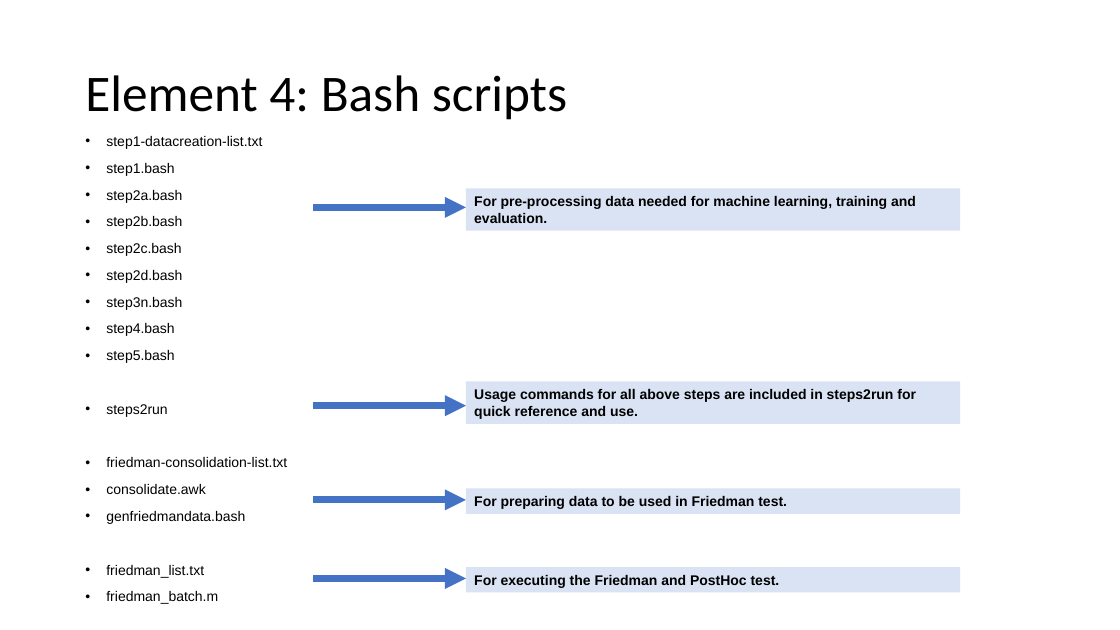
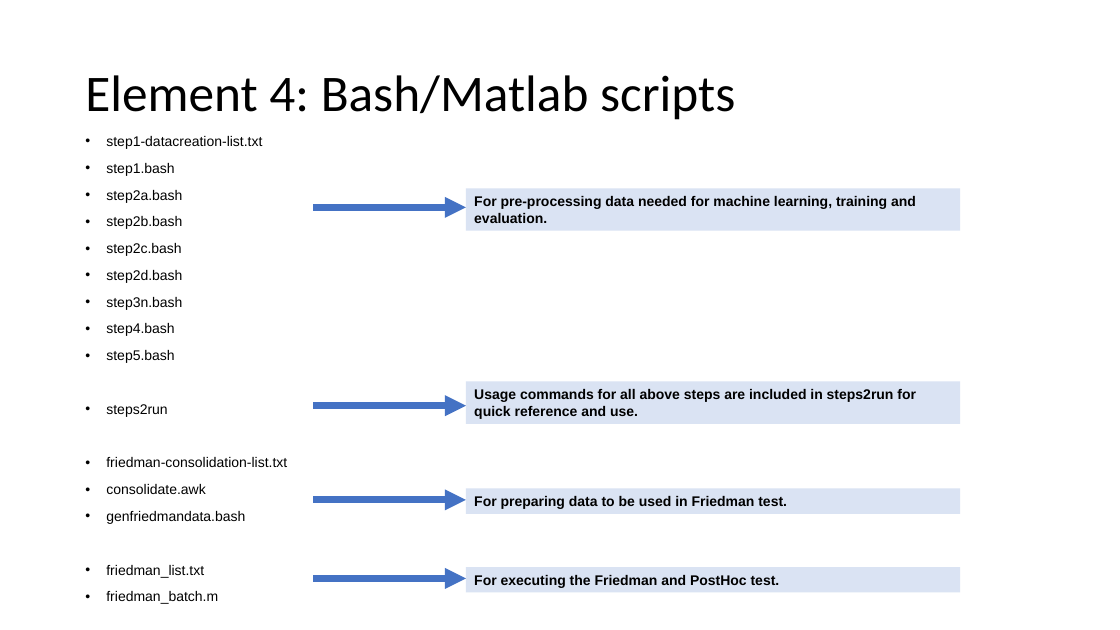
Before and after one commit to raghuramakrishnan71/predmodelswebpage, a slide deck: slide 8 of Performance Evaluation of MLT in Web Page Load Time Prediction - Datasets and Scripts.pptx. Drawn at 1120x630 pixels with LibreOffice and Linux fonts; fonts in the diff are those of the drawing. Boxes give left, top, right and bottom in pixels: in the first picture for what was removed or moved away, otherwise in the second. Text is boxed around its words. In the diff, an @@ line names an element or a change of style, - is before the commit and + after.

```diff
--- a/Performance Evaluation of MLT in Web Page Load Time Prediction - Datasets and Scripts.pptx
+++ b/Performance Evaluation of MLT in Web Page Load Time Prediction - Datasets and Scripts.pptx
@@ title at [85,75,735,120]: text changed @@
-Element 4: Bash scripts
+Element 4: Bash/Matlab scripts
```
Also in this commit, not shown: 4 other slides changed.
